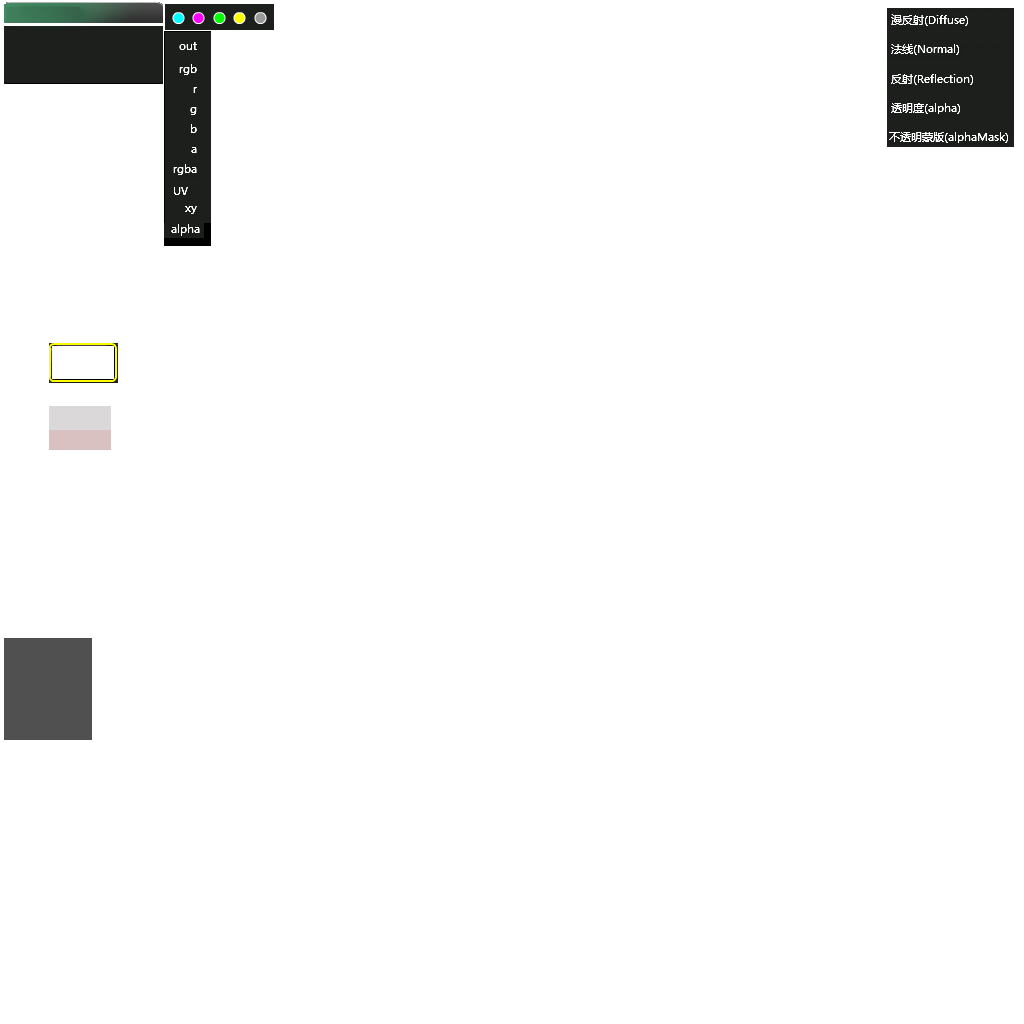
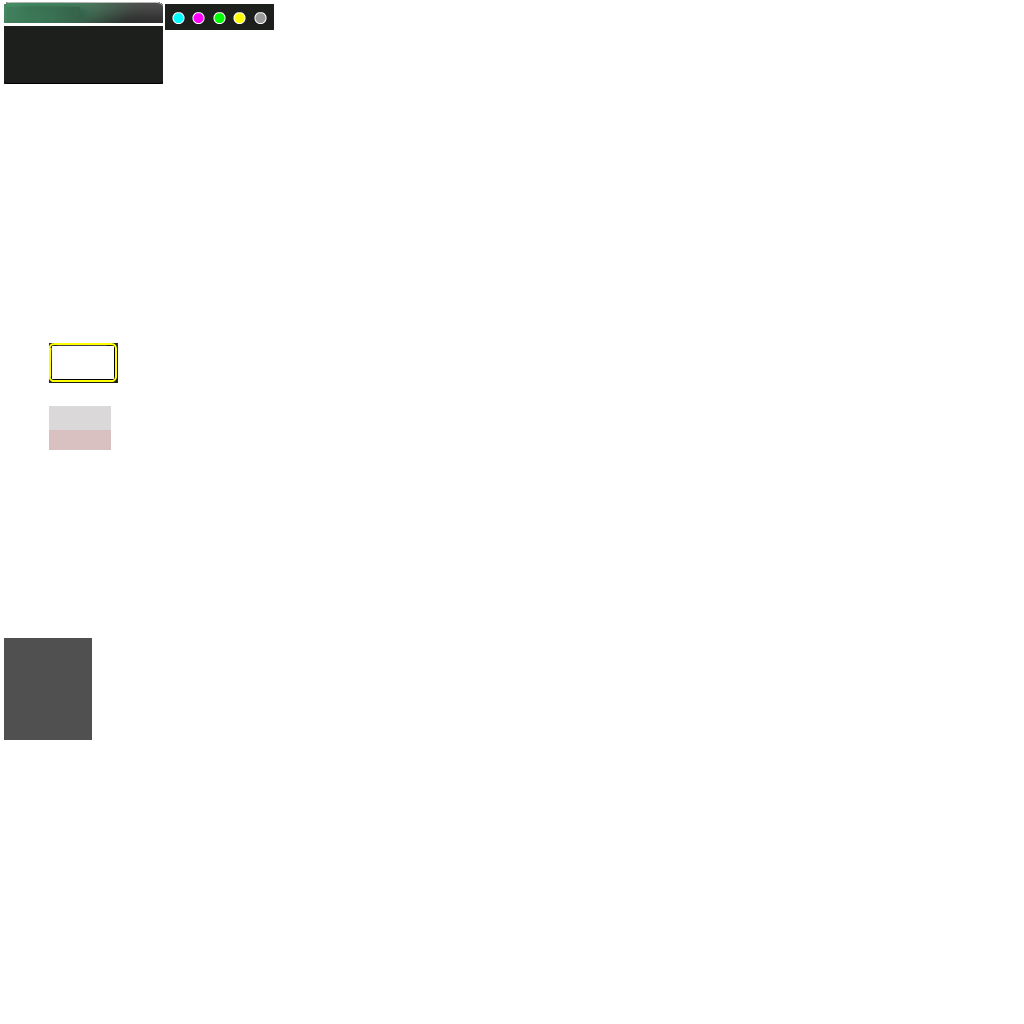
Revision of a layered 1024 × 1024 image; what changed, layer by layer:
painted on "图层 21" over bbox(164, 8, 1014, 246)
removed layer "图层 18" over bbox(164, 223, 204, 238)
removed layer "图层 16" over bbox(164, 31, 211, 246)
removed layer "图层 19" over bbox(164, 31, 211, 246)
